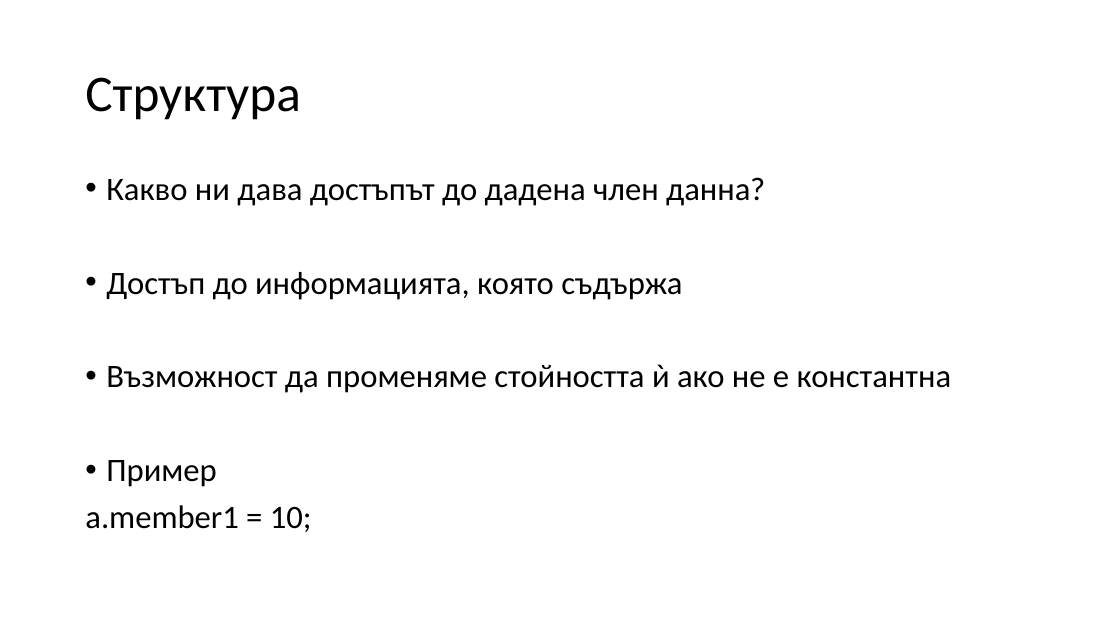
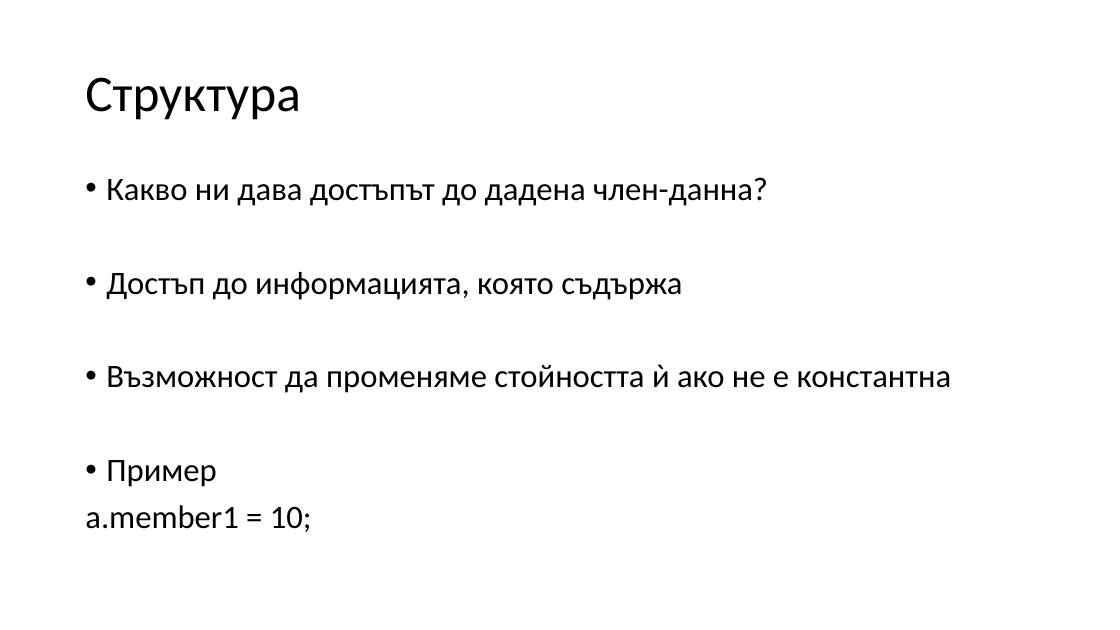
Before and after one commit to Mapmo/Uni-CPP, a slide deck: slide 93 of Introducing To Programming Materials/Consultation 3/Consultation3.pptx (slide 91 before the commit). Drawn at 1120x630 pixels with LibreOffice and Linux fonts; fonts in the diff are those of the drawing. Boxes give left, top, right and bottom in pixels: in the first picture for what was removed or moved away, otherwise in the second. Text is boxed around its words. In the diff, an @@ line names an element or a change of style, - is before the commit and + after.

```diff
--- a/Introducing To Programming Materials/Consultation 3/Consultation3.pptx
+++ b/Introducing To Programming Materials/Consultation 3/Consultation3.pptx
@@ text at [106,177,768,206]: text changed @@
-• Какво ни дава достъпът до дадена член данна?
+• Какво ни дава достъпът до дадена член-данна?
```
Also in this commit, not shown: 7 other slides changed, 2 slides added, 1 other file.
